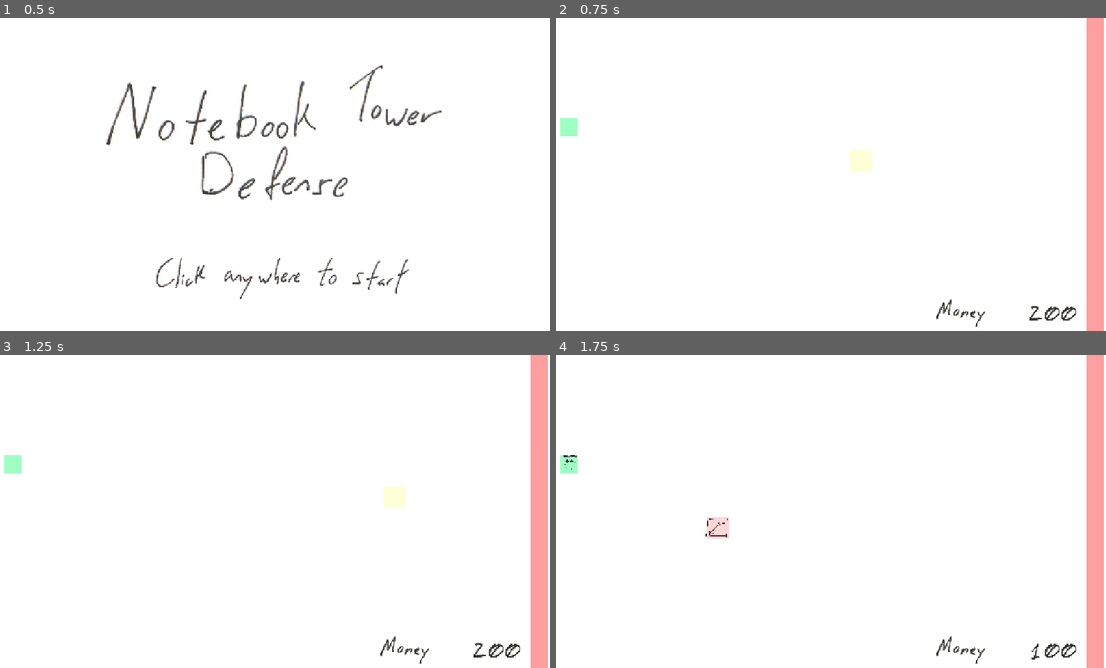
Above: before the commit, frames 1-4 (two rows, left to right).
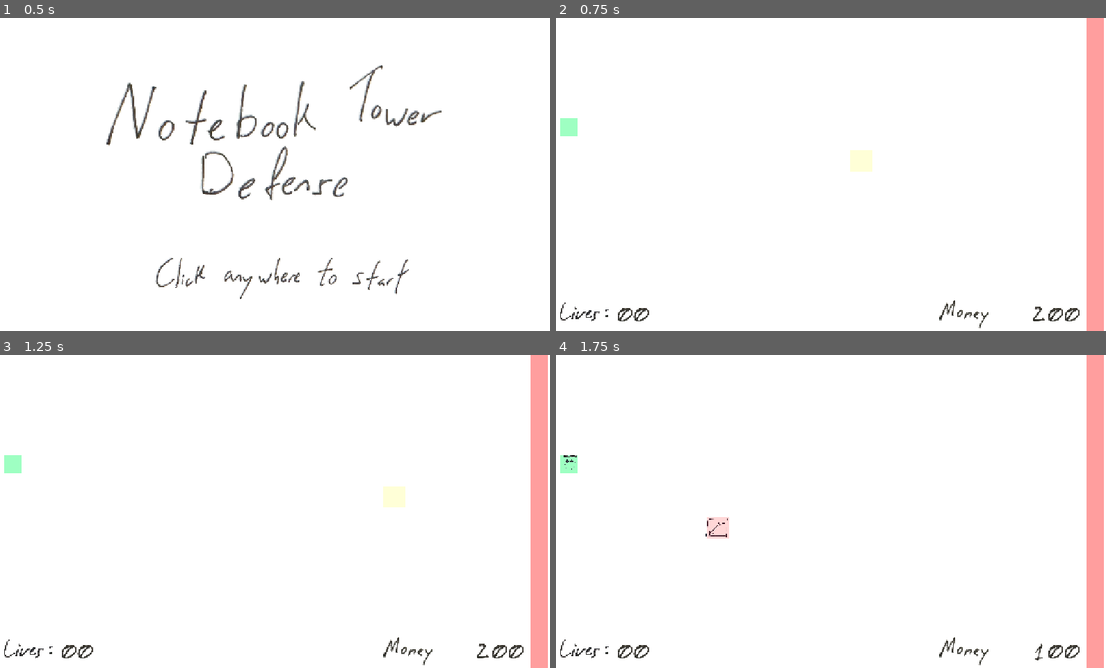
Above: after the commit, the same moments.

Repository: OzuYatamutsu/notebook-tower-defense
Game: Godot game, scene res://levels/StartScreen.tscn
The game is run twice, just before and just after one commit, with the same random seed, the same clock (stepped at 60 frames per second) and the same inputs.
Inputs (mouse positions are in pixels of both pictures, inside the frame that each line leads up to):
- Up to frame 1 (0.5 s): no input
- Up to frame 2 (0.75 s): move the mouse to (952, 158) at 0.52 s; click (952, 158) at 0.67 s
- Up to frame 3 (1.25 s): no input
- Up to frame 4 (1.75 s): move the mouse to (715, 527) at 1.27 s; click (715, 527) at 1.42 s

Frame 1 is identical in both runs. In frame 2, 0.6% of the frame differs, in the area x 0-96%, y 89-100%; in frame 3, 0.6%; in frame 4, 0.6%.

Commit message:
Add lives meter to UI

Diff:
--- /dev/null
+++ b/components/LivesMeter.tscn
@@ -0,0 +1,77 @@
+[gd_scene load_steps=14 format=3 uid="uid://djugbukw7mfia"]
+
+[ext_resource type="Texture2D" uid="uid://drswpom8y128y" path="res://sprites/lives_label.png" id="1_6mpr1"]
+[ext_resource type="Texture2D" uid="uid://cpx32kpmrfcov" path="res://sprites/num0.png" id="3_2yc48"]
+[ext_resource type="Texture2D" uid="uid://cn6nqp74duu6q" path="res://sprites/num1.png" id="4_rh70m"]
+[ext_resource type="Texture2D" uid="uid://mmgdxhvjffud" path="res://sprites/num2.png" id="5_g2lfy"]
+[ext_resource type="Texture2D" uid="uid://binpecfwik3ji" path="res://sprites/num3.png" id="6_g44wx"]
+[ext_resource type="Texture2D" uid="uid://bq4bbj7gjudud" path="res://sprites/num4.png" id="7_lm2uf"]
+[ext_resource type="Texture2D" uid="uid://ctyktknbbe3jt" path="res://sprites/num5.png" id="8_edlit"]
+[ext_resource type="Texture2D" uid="uid://bx50aqogqvvjg" path="res://sprites/num6.png" id="9_h7l2q"]
+[ext_resource type="Texture2D" uid="uid://88sj41v71jb" path="res://sprites/num7.png" id="10_rl2qo"]
+[ext_resource type="Texture2D" uid="uid://bmler41lapjay" path="res://sprites/num8.png" id="11_tbgkj"]
+[ext_resource type="Texture2D" uid="uid://dkdaoi6wuh32r" path="res://sprites/num9.png" id="12_kgind"]
+[ext_resource type="Texture2D" uid="uid://dgm6mxbsaplku" path="res://sprites/null_digit.png" id="13_6wyno"]
+
+[sub_resource type="SpriteFrames" id="SpriteFrames_f4f5w"]
+animations = [{
+"frames": [{
+"duration": 1.0,
+"texture": ExtResource("3_2yc48")
+}, {
+"duration": 1.0,
+"texture": ExtResource("4_rh70m")
+}, {
+"duration": 1.0,
+"texture": ExtResource("5_g2lfy")
+}, {
+"duration": 1.0,
+"texture": ExtResource("6_g44wx")
+}, {
+"duration": 1.0,
+"texture": ExtResource("7_lm2uf")
+}, {
+"duration": 1.0,
+"texture": ExtResource("8_edlit")
+}, {
+"duration": 1.0,
+"texture": ExtResource("9_h7l2q")
+}, {
+"duration": 1.0,
+"texture": ExtResource("10_rl2qo")
+}, {
+"duration": 1.0,
+"texture": ExtResource("11_tbgkj")
+}, {
+"duration": 1.0,
+"texture": ExtResource("12_kgind")
+}, {
+"duration": 1.0,
+"texture": ExtResource("13_6wyno")
+}],
+"loop": true,
+"name": &"default",
+"speed": 0.0
+}]
+
+[node name="LivesMeter" type="Control" groups=["money_meter"]]
+layout_mode = 3
+anchors_preset = 15
+anchor_right = 1.0
+anchor_bottom = 1.0
+grow_horizontal = 2
+grow_vertical = 2
+
+[node name="TextureRect" type="TextureRect" parent="."]
+layout_mode = 0
+offset_right = 40.0
+offset_bottom = 40.0
+texture = ExtResource("1_6mpr1")
+
+[node name="digit1" type="AnimatedSprite2D" parent="."]
+position = Vector2(570, 254)
+sprite_frames = SubResource("SpriteFrames_f4f5w")
+
+[node name="digit2" type="AnimatedSprite2D" parent="."]
+position = Vector2(696, 254)
+sprite_frames = SubResource("SpriteFrames_f4f5w")
--- a/levels/test_level.tscn
+++ b/levels/test_level.tscn
@@ -1,7 +1,8 @@
-[gd_scene load_steps=6 format=3 uid="uid://bmvftpnl3dmue"]
+[gd_scene load_steps=7 format=3 uid="uid://bmvftpnl3dmue"]
 
 [ext_resource type="Script" uid="uid://bmk50h27nnoqd" path="res://levels/test_level.gd" id="1_w7r7j"]
 [ext_resource type="PackedScene" uid="uid://cfnlgefdgcrs3" path="res://components/MoneyMeter.tscn" id="2_o6mel"]
+[ext_resource type="PackedScene" uid="uid://djugbukw7mfia" path="res://components/LivesMeter.tscn" id="3_e7anx"]
 [ext_resource type="PackedScene" uid="uid://deg46c6o3hqg4" path="res://components/level_hitbox.tscn" id="3_gmgay"]
 [ext_resource type="PackedScene" uid="uid://5w0kriffqk6q" path="res://components/TowerPlacementShadow.tscn" id="5_e7anx"]
 [ext_resource type="PackedScene" uid="uid://osxbwsluain5" path="res://components/level_spawn.tscn" id="5_o6mel"]
@@ -18,7 +19,16 @@
 grow_horizontal = 0
 grow_vertical = 0
 scale = Vector2(0.3, 0.3)
-pivot_offset = Vector2(-585.3, -166.79)
+pivot_offset = Vector2(-575, -165)
+
+[node name="LivesMeter" parent="UI" instance=ExtResource("3_e7anx")]
+anchors_preset = 2
+anchor_top = 1.0
+anchor_right = 0.0
+grow_horizontal = 1
+grow_vertical = 0
+scale = Vector2(0.3, 0.3)
+pivot_offset = Vector2(0, -165)
 
 [node name="viewport" type="CanvasLayer" parent="."]
 
Not shown, added: raw_assets/lives_slash_labels.JPG.import
Not shown, added: sprites/lives_label.png.import
Not shown, added: sprites/slash_label.png.import
